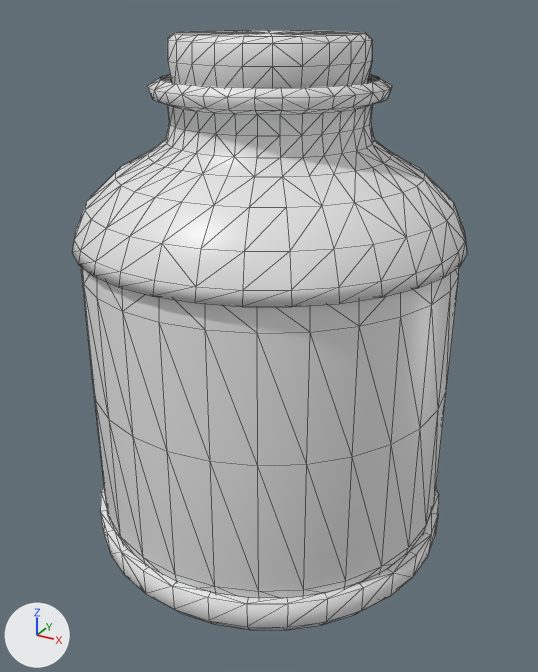
The FBX model ghost_jar/GhostJar_UGC.fbx, before and after one commit.
Rendered twice from a 50 mm lens placed at (0.781, -1.422, 1.238), pointed at (0.011, -0.023, 0.538). The axes (+X, +Y, +Z) are drawn at lower left. The lights are the same throughout. The picture after the commit comes second. Mesh edges are drawn as thin lines.

Names of what the first picture shows: 'GhostJar_UGC'.
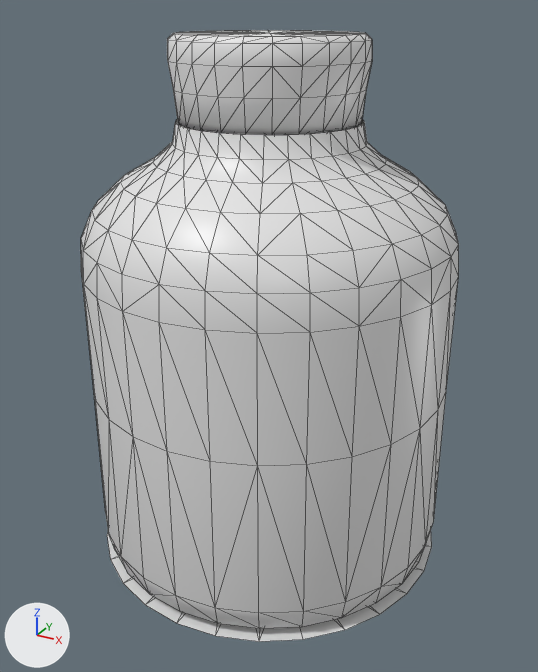
Where the change shows, as pixel boxes (x1, y1, x2, y2) in the pictures (538 x 672 px; the box of a moved part takes in the faces that stretch with it):
'GhostJar_UGC', reshaped
    before: (72, 30, 467, 630)
    after: (81, 30, 459, 642)
part 1 of me_ghostjar_ugc, deleted
    before: (72, 74, 467, 307)
part 2 of me_ghostjar_ugc, moved or reshaped
    before: (93, 386, 446, 630)
    after: (93, 386, 446, 642)

What the commit changed:
me_ghostjar_ugc is used by ob_ghostjar_ugc; location (0.0, 0.0, 0.0).
me_ghostjar_ugc had 1967 vertices, 3708 faces and spanned x -0.431..0.431, y -0.431..0.431, z 0.0..1.194.
me_ghostjar_ugc now has 1479 vertices, 2800 faces and spans x -0.424..0.424, y -0.424..0.424, z 0.0..1.194.
me_ghostjar_ugc part 1: the loose piece of 384 vertices spanning x -0.431..0.431, y -0.431..0.431, z 0.77..1.109 is deleted.
me_ghostjar_ugc part 2: 85 vertices moved from x -0.418..0.418, y -0.418..0.418, z 0.06..0.132 to x -0.421..0.421, y -0.421..0.421, z 0.007..0.077; 160 vertices removed from x -0.431..0.431, y -0.431..0.431, z 0.0..0.11; 56 vertices added at x -0.424..0.424, y -0.424..0.424, z 0.0.
